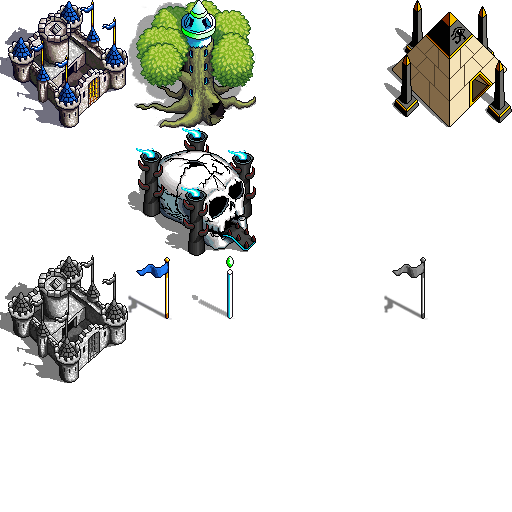
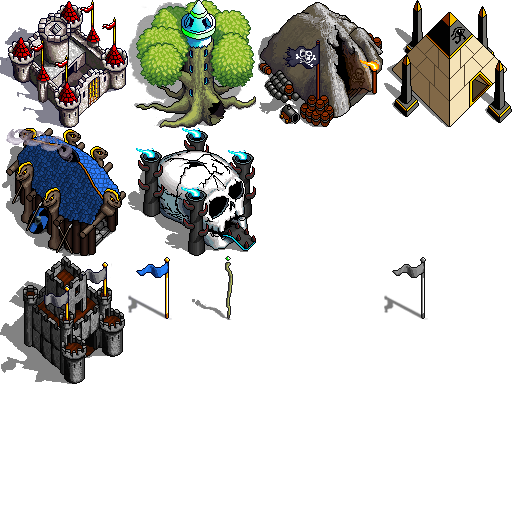
Comparing the layer stacks of the two (512, 512) images. Changes:
added layer "Human Colour" above "Merc Colour" over [12,0,124,105]
added layer "Merc Colour" above "Human Castle" over [45,263,112,307]
painted on "Human Castle" over [0,0,124,128]
added layer "Pirate Castle" above "Pharaoh Castle" over [259,2,383,127]
added layer "Viking Castle" above "Undead Castle" over [6,128,126,256]
painted on "Merc Castle" over [0,255,128,384]
painted on "Elf Flag" over [192,256,235,320]
added layer "Human Shadow" (50%) above "Pirate Shadow" over [0,27,116,128]
added layer "Pirate Shadow" (50%) above "Pharaoh Shadow" over [258,31,375,127]
added layer "Viking Shadow" (50%) above "Undead Shadow" over [2,146,116,256]
added layer "Merc Shadow" (50%) over [0,281,108,384]
